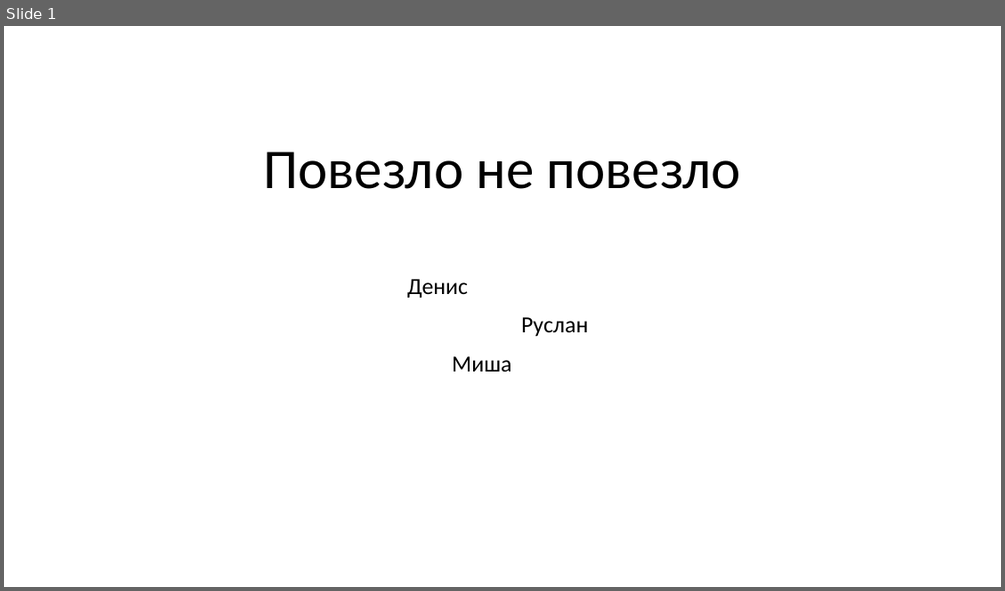
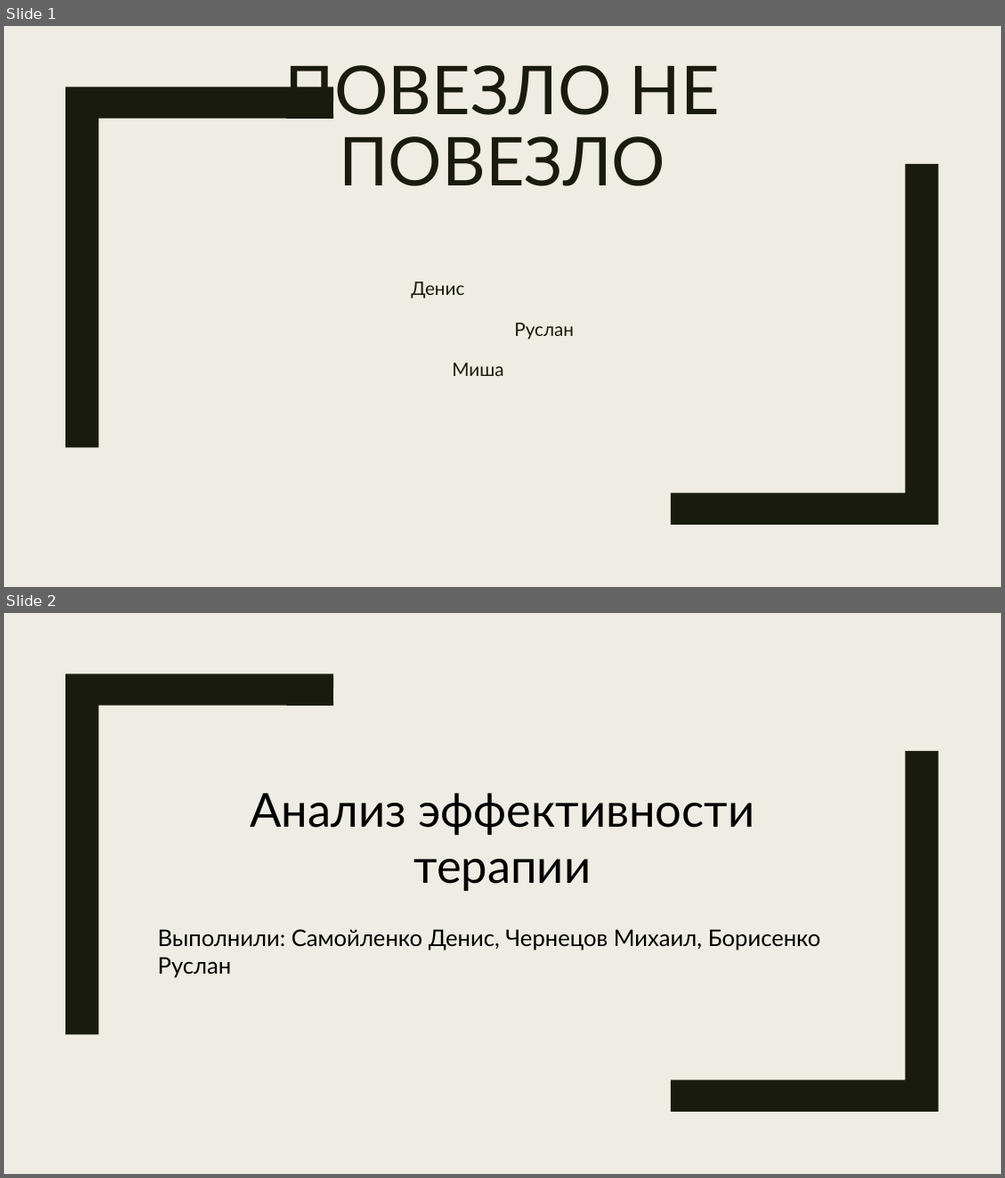
Before and after one commit to Deymos01/packages-final-project, a slide deck: data_visualization/project.pptx. Shown one above the other, each under a label of ours: slide 1 before the commit, slides 1 and 2 after it. The pictures are 1005x591 and 1005x1178 pixels, drawn with LibreOffice and Linux fonts; fonts in the diff are those of the drawing. Boxes give left, top, right and bottom in pixels: in the first picture for what was removed or moved away, otherwise in the second. Text is boxed around its words. In the diff, an @@ line names an element or a change of style, - is before the commit and + after.

```diff
--- a/data_visualization/project.pptx
+++ b/data_visualization/project.pptx
@@ slide 2 added at bbox=[4, 613, 1001, 1174], background #EFEDE3; not listed: 2 template elements that a slide beside it also shows @@
@@ text added at bbox=[250, 793, 754, 891], 45 pt, text #000000 @@
+Анализ эффективности терапии
@@ text added at bbox=[158, 929, 821, 978], 22 pt, text #000000 @@
+Выполнили: Самойленко Денис, Чернецов Михаил, Борисенко Руслан
@@ slide 1 changed as well @@
@@ background #FFFFFF to #EFEDE3 @@
@@ title at bbox=[285, 65, 719, 186]: text changed; size 54 to 64.8 pt; font Calibri to Lato; text colour #000000 to #191B0E @@
-Повезло не повезло
+ПОВЕЗЛО НЕ ПОВЕЗЛО
@@ freeform shape added at bbox=[65, 87, 333, 447], fill #191B0E @@
@@ freeform shape added at bbox=[671, 164, 938, 524], fill #191B0E @@
@@ subtitle "Денис Руслан Миша" at bbox=[411, 281, 574, 376]: size 22.2 to 17.8 pt, font Calibri to Lato, text colour #000000 to #191B0E; line spacing 0.7 to 0.92; less space between paragraphs @@
```
Also in this commit, not shown: 10 other slides changed, 2 other slides added, 1 slide removed.
